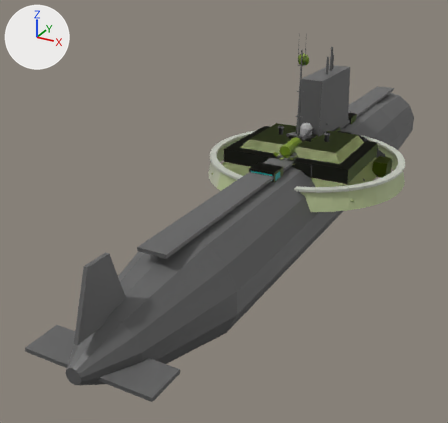
The glTF model assets/models/aaa.glb, before and after one commit.
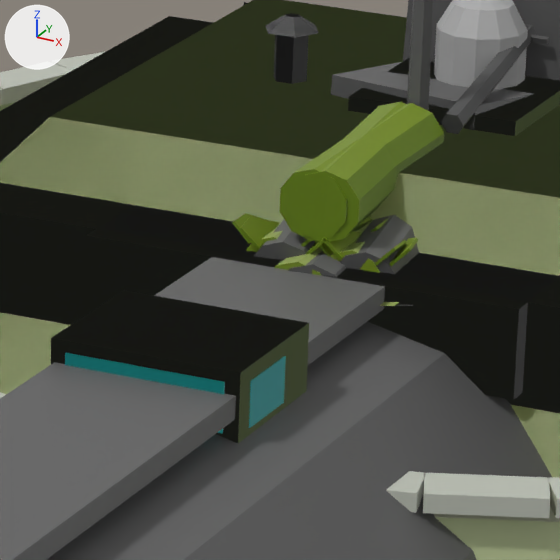
Old and new are each drawn whole from a 50 mm lens placed at (367.0, -959.0, 360.0), pointed at (-99.0, -112.0, -63.0) and again close up on the part from 54% to 71% of the width and 29% to 47% of the height. The axes (+X, +Y, +Z) are drawn at upper left. The lights are the same throughout. The older version's two pictures come first. Where no turn or scale is listed for an object, it has been applied to the vertices. Vertices at exactly the same position are counted once.

Script lines for the objects in view, before the commit:
```python
ob_aaa_113_lod1_s1v1 = bpy.data.objects.new('aaa_113_lod1_s1v1', me_aaa_113_lod1_s1v1)
ob_aaa_113_lod1_s1v1.location = (0.0, 0.0, 0.0)
ob_aaa_131_lod0_s1v0_part2 = bpy.data.objects.new('aaa_131_lod0_s1v0_part2', me_aaa_131_lod0_s1v0_part2)
ob_aaa_131_lod0_s1v0_part2.location = (0.0, -103.2, 26.2)
ob_aaa_131_lod0_s1v1 = bpy.data.objects.new('aaa_131_lod0_s1v1', me_aaa_131_lod0_s1v1)
ob_aaa_131_lod0_s1v1.location = (0.0, 0.0, 0.0)
# also in view: 'aaa_125_lod0_s1v0_part2' at (0.0, 7.0, 53.0); 'aaa_114_lod0_s1v1' at (-1.0, 0.0, 36.0); 'aaa_113_lod0_s1v1' at (-6.0, -41.0, 33.0); 'aaa_116_lod0_s1v1' at (7.0, 50.0, 31.0); 'aaa_116_lod1_s1v1' at (0.0, 66.0, 21.0)
```
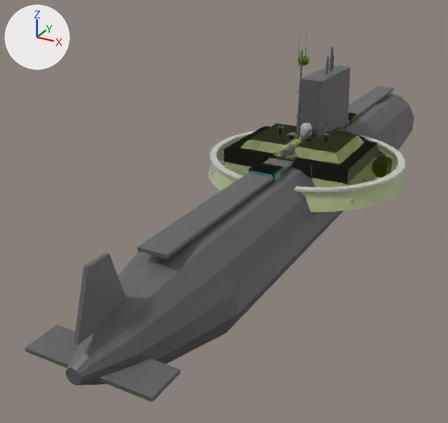
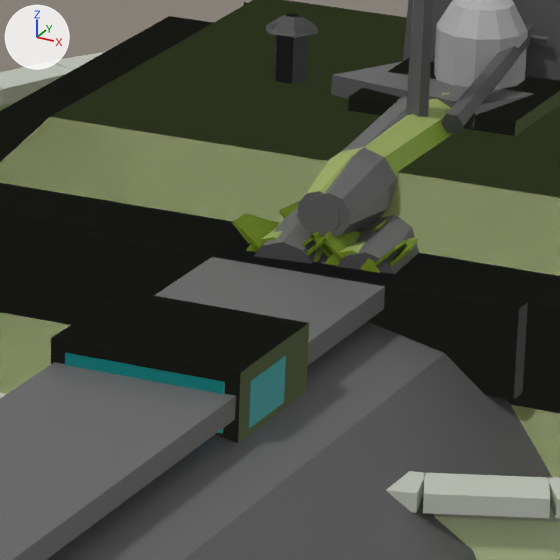
Edits to the bpy script that builds the scene:
```text
Change me_aaa_131_lod0_s1v0_part2:
    used by ob_aaa_131_lod0_s1v0_part2; location = (0.0, -103.2, 26.2)
    remove me_aaa_131_lod0_s1v0_part2.from_pydata(...)  # 90 vertices, 164 faces; spans x -49.0..49.0, y -3.0..205.0, z -4.0..37.0
    add me_aaa_131_lod0_s1v0_part2.from_pydata(...)  # 186 vertices, 328 faces; spans x -49.0..49.0, y 0.0..205.0, z -4.0..34.0
    me_aaa_131_lod0_s1v0_part2 part 1: the loose piece of 30 vertices spanning x -9.0..9.0, y 0.0..205.0, z 0.0..20.0 is rebuilt with 80 vertices and now spans x -9.0..9.0, y 0.0..205.0, z 0.0..20.0
    me_aaa_131_lod0_s1v0_part2 part 2: the loose piece of 20 vertices spanning x -8.0..8.0, y 7.0..59.0, z 21.0..37.0 is rebuilt with 62 vertices and now spans x -8.0..8.0, y 10.0..88.0, z 18.0..34.0
    me_aaa_131_lod0_s1v0_part2 part 3: the loose piece of 12 vertices spanning x -23.0..23.0, y -3.0..10.0, z 10.0..14.0 is deleted
    other edits to the shape of me_aaa_131_lod0_s1v0_part2 do not show in these pictures
    add me_aaa_131_lod0_s1v0_part2.materials.append(mat_pal_168)  # green #889c44
    add me_aaa_131_lod0_s1v0_part2.materials.append(mat_pal_235)  # dark grey #6c6c6c
    add me_aaa_131_lod0_s1v0_part2.materials.append(mat_pal_236)  # dark grey #646464
    add me_aaa_131_lod0_s1v0_part2.materials.append(mat_pal_238)  # dark grey #545454
    add me_aaa_131_lod0_s1v0_part2.materials.append(mat_pal_239)  # dark grey #4c4c4c
    add me_aaa_131_lod0_s1v0_part2.materials.append(mat_pal_237)  # dark grey #5c5c5c
Change me_aaa_131_lod0_s1v1:
    used by ob_aaa_131_lod0_s1v1; location = (0.0, 0.0, 0.0)
    remove me_aaa_131_lod0_s1v1.from_pydata(...)  # 386 vertices, 648 faces; spans x -54.0..45.0, y -108.0..207.0, z 0.0..63.0
    add me_aaa_131_lod0_s1v1.from_pydata(...)  # 480 vertices, 812 faces; spans x -57.0..42.0, y -106.0..207.0, z 0.0..61.0
    me_aaa_131_lod0_s1v1 part 4: the loose piece of 30 vertices spanning x -24.0..11.0, y -104.0..101.0, z 27.0..46.0 is rebuilt with 80 vertices and now spans x -23.0..10.0, y -103.0..101.0, z 27.0..46.0
    me_aaa_131_lod0_s1v1 part 5: the loose piece of 20 vertices spanning x -10.0..10.0, y -97.0..-44.0, z 47.0..63.0 is rebuilt with 60 vertices and now spans x -12.0..8.0, y -94.0..-15.0, z 44.0..61.0
    other edits to the shape of me_aaa_131_lod0_s1v1 do not show in these pictures
```

Pixel boxes [x1, y1, x2, y2] of what changed, in the close-ups (560 x 560 px):
'aaa_131_lod0_s1v1', reshaped: before [288, 102, 407, 306]; after [307, 96, 408, 264]
'aaa_131_lod0_s1v0_part2', reshaped: before [275, 103, 444, 306]; after [298, 92, 454, 262]
part 1 of me_aaa_131_lod0_s1v0_part2, rebuilt (mostly hidden afterwards): before [275, 247, 322, 275]; after [314, 247, 323, 262]
part 2 of me_aaa_131_lod0_s1v0_part2, rebuilt: before [280, 103, 444, 241]; after [298, 92, 454, 236]
part 3 of me_aaa_131_lod0_s1v0_part2, deleted (mostly hidden): before [380, 302, 399, 306]
part 4 of me_aaa_131_lod0_s1v1, rebuilt (mostly hidden afterwards): before [288, 251, 346, 277]; after [318, 229, 364, 264]
part 5 of me_aaa_131_lod0_s1v1, rebuilt: before [290, 102, 406, 242]; after [307, 96, 408, 237]
